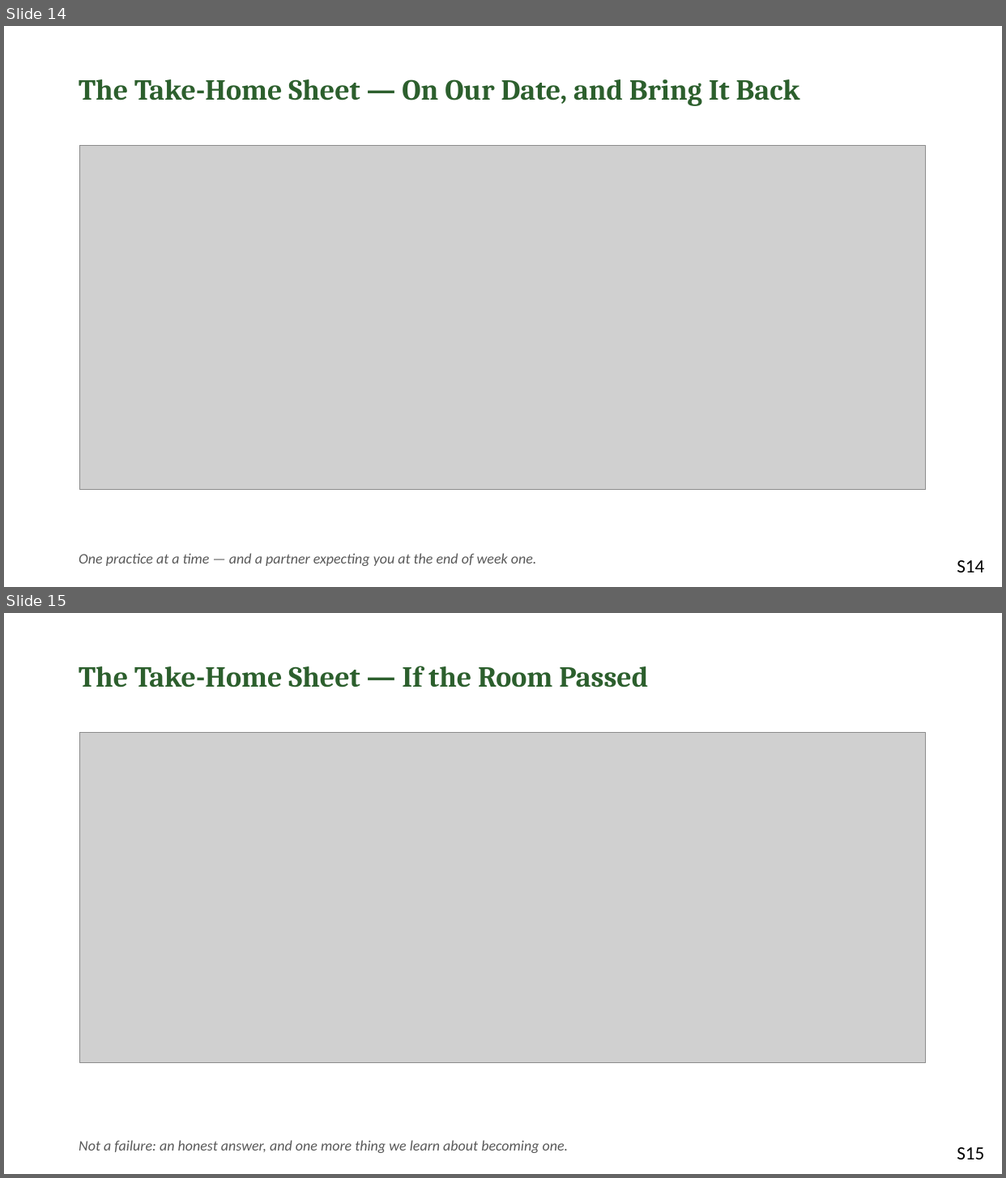
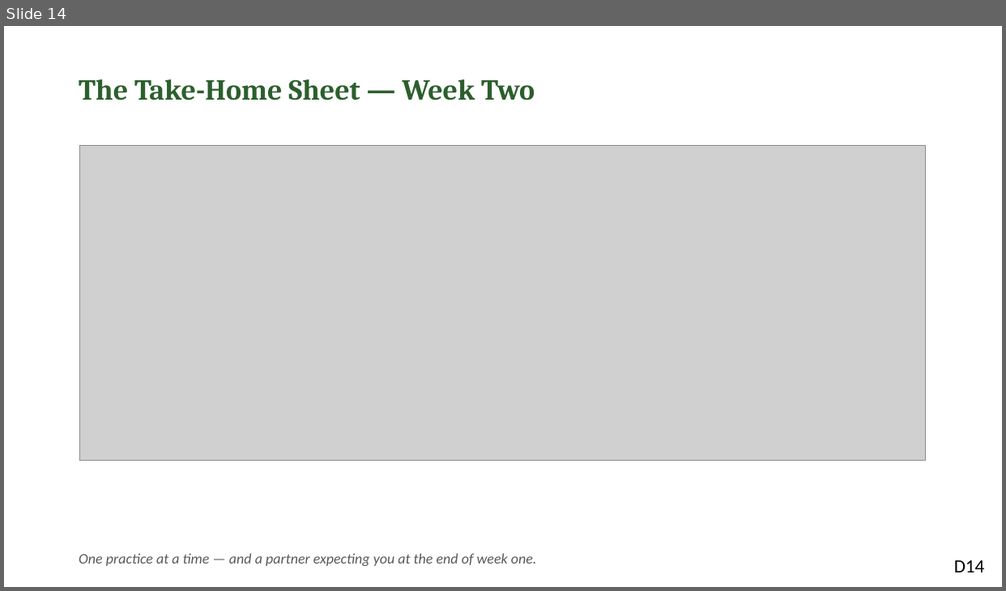
Before and after one commit to jgtittle-ministries/fellowship-of-the-heart-pilot-at-cca, a slide deck: docs/evening/materials/evening-13-slides.pptx. Shown one above the other, each under a label of ours: slides 14 and 15 before the commit, slide 14 after it. The pictures are 1006x1178 and 1006x591 pixels, drawn with LibreOffice and Linux fonts; fonts in the diff are those of the drawing; grey boxes stand for pictures. Boxes give left, top, right and bottom in pixels: in the first picture for what was removed or moved away, otherwise in the second. Text is boxed around its words. In the diff, an @@ line names an element or a change of style, - is before the commit and + after.

```diff
--- a/docs/evening/materials/evening-13-slides.pptx
+++ b/docs/evening/materials/evening-13-slides.pptx
@@ slide 15 removed at box(4, 613, 1002, 1174), background #FFFFFF @@
@@ text removed at box(79, 666, 648, 688) @@
-The Take-Home Sheet — If the Room Passed
@@ picture removed at box(80, 733, 927, 1063) @@
@@ text removed at box(79, 1140, 569, 1153) @@
-Not a failure: an honest answer, and one more thing we learn about becoming one.
@@ text removed at box(957, 1148, 984, 1160) @@
-S15
@@ slide 14 changed as well @@
@@ text at box(79, 79, 535, 101): text changed @@
-The Take-Home Sheet — On Our Date, and Bring It Back
+The Take-Home Sheet — Week Two
@@ picture: place and size @@
-picture at box(80, 146, 927, 489)
+picture at box(80, 146, 927, 460)
@@ text at box(954, 561, 985, 573): text changed @@
-S14
+D14
```
Also in this commit, not shown: 15 other slides changed, 58 other files.
